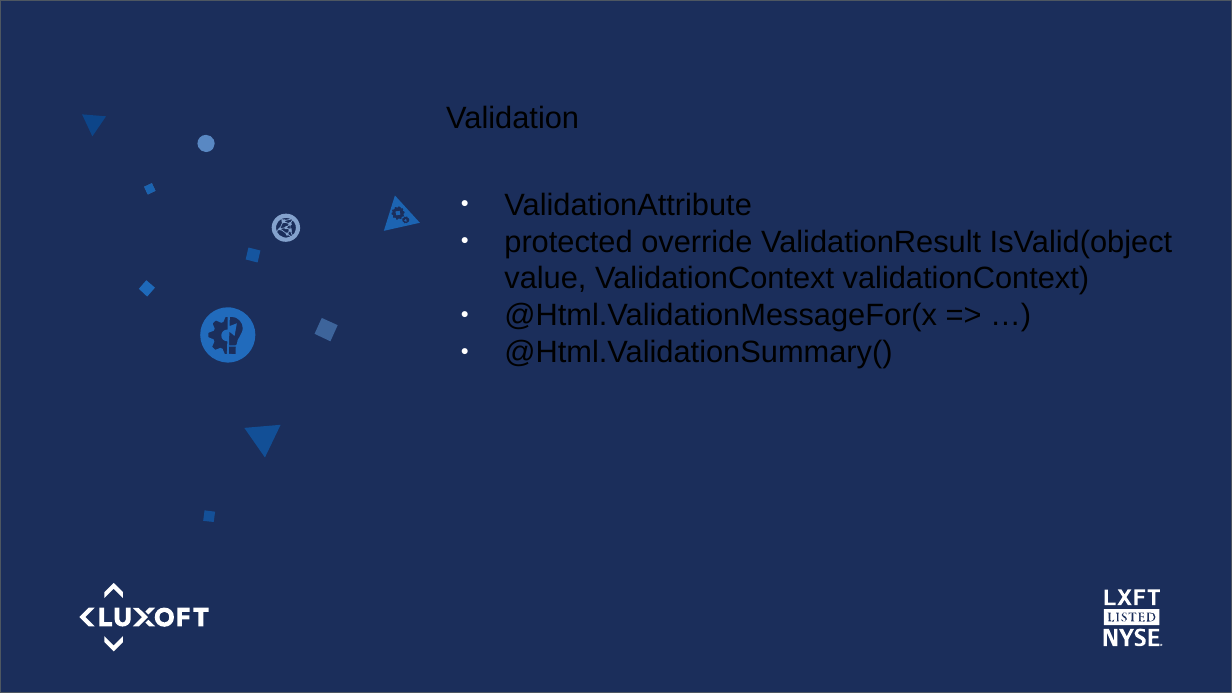
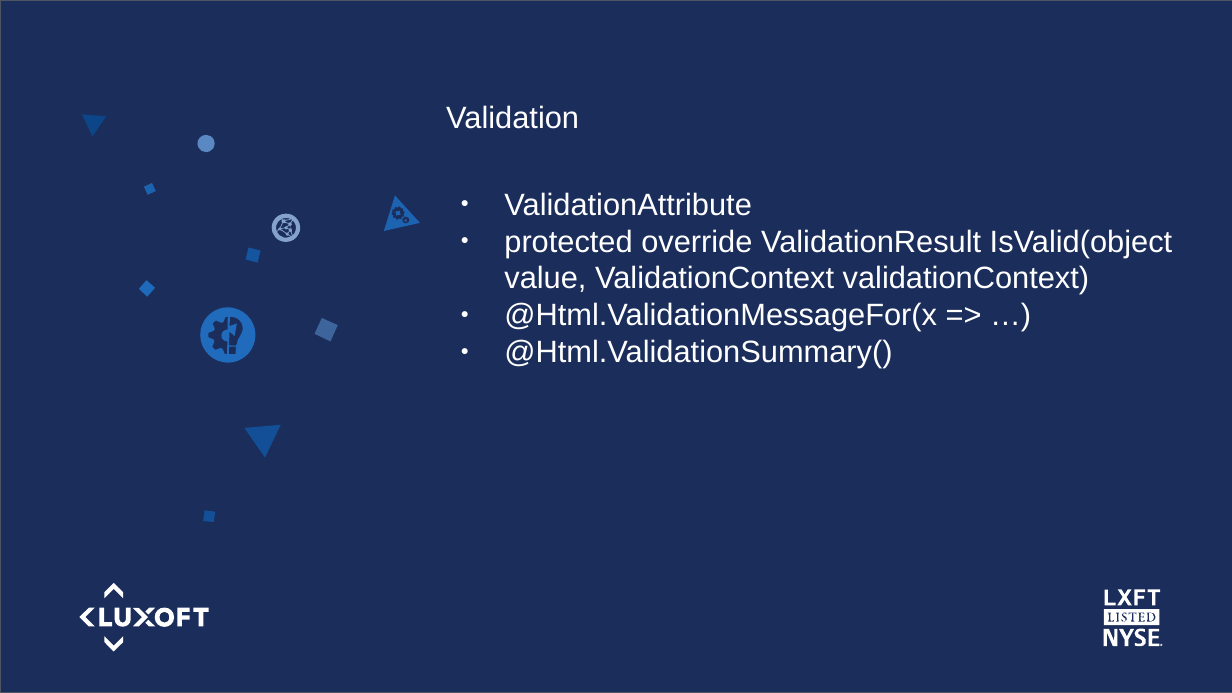
Before and after one commit to PeshekhonovK/ExampleSolution, a slide deck: slide 6 of docs/ЛЭТИ 2017.7.pptx. Drawn at 1232x693 pixels with LibreOffice and Linux fonts; fonts in the diff are those of the drawing. Boxes give left, top, right and bottom in pixels: in the first picture for what was removed or moved away, otherwise in the second. Text is boxed around its words. In the diff, an @@ line names an element or a change of style, - is before the commit and + after.

Commit message:
PPTX fixed

```diff
--- a/docs/ЛЭТИ 2017.7.pptx
+++ b/docs/ЛЭТИ 2017.7.pptx
@@ rectangle at (0,0,1232,692): outline #4E5761 0.51 pt to #4E5761 0.5 pt @@
@@ text "Validation" at (446,105,579,129): text colour #000000 to #FFFFFF @@
@@ text "ValidationAttribute" at (504,192,1173,368): text colour #000000 to #FFFFFF @@
@@ freeform shape at (1104,609,1159,625): outline redrawn @@
```
Also in this commit, not shown: 8 other slides changed.
